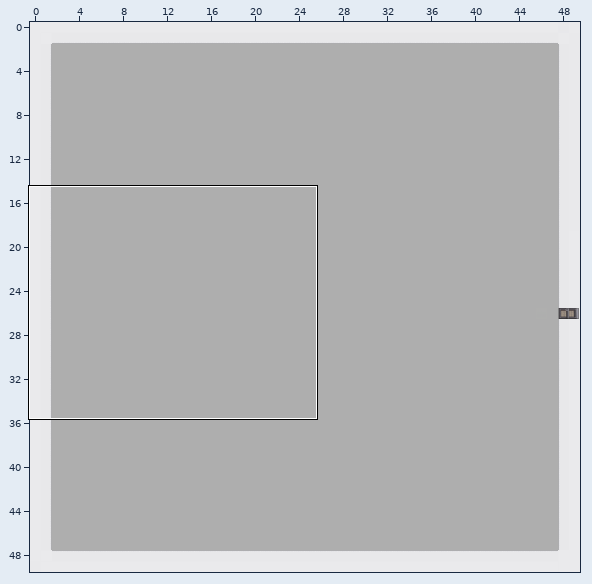
A Tiled map (JSON) gets an edit: map/baltic.json. The first picture is a wide view before the edit; the outline marks the close-up.
Close-up. First the earlier version:
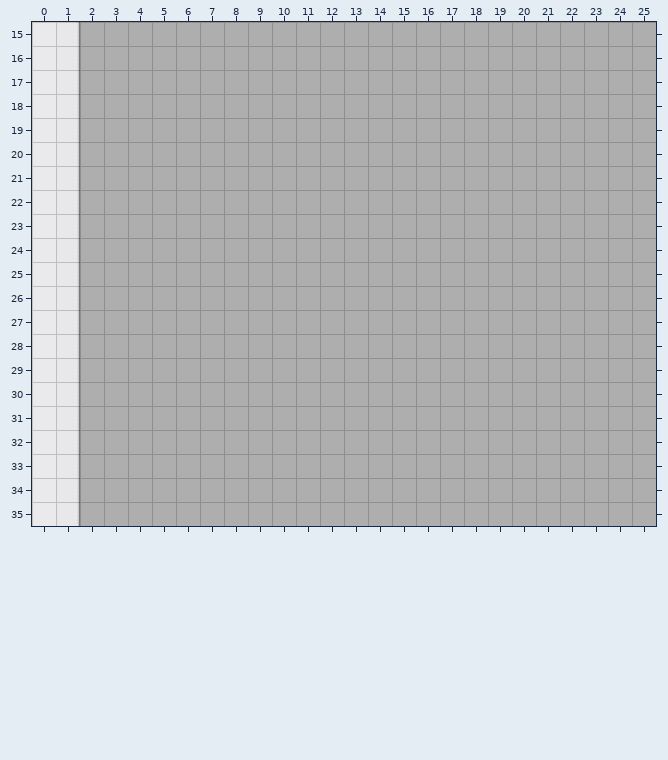
Cells are 32x32 px. Shown: x 0..25, y 15..35. The commit also changed other parts of the map, which this record leaves out.
The result:
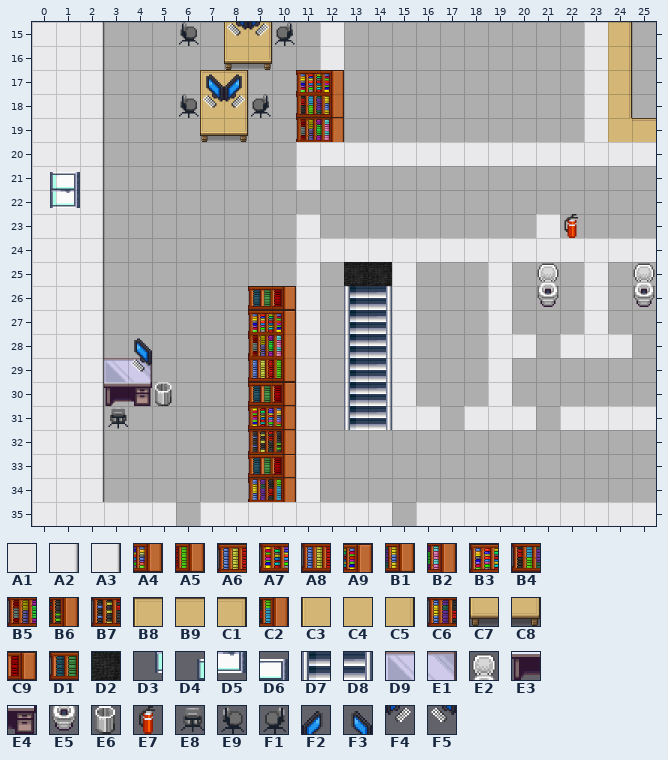
Key: from "cija_32x32_expansion for Pipoy": A1 721, A2 722, A3 992, A4 1254 turned 90, A5 1255 turned 90, A6 1268 turned 90, A7 1269 turned 90, A8 1270 turned 90, A9 1283 turned 90, B1 1284 turned 90, B2 1285 turned 90, B3 1298 turned 90, B4 1299 turned 90, B5 1300 turned 90, B6 1313 turned 90, B7 1328 turned 90, B8 1340, B9 1341, C1 1342, C2 1344 turned 90, C3 1355, C4 1356, C5 1357, C6 1359 turned 90, C7 1370, C8 1372, C9 1375 turned 90, D1 1390 turned 90; from "floortileset": D2 37; from "tilesets_deviant_milkian_1": D3 14 turned 270, D4 15 turned 270, D5 30 turned 270, D6 31 turned 270, D7 40, D8 41, D9 48, E1 49, E2 62, E3 64, E4 65, E5 78, E6 96, E7 97, E8 113, E9 114, F1 115, F2 189, F3 190, F4 205, F5 206.
__ is an empty cell, ## one hidden under a higher layer.
Tiles replaced or removed in this view: A2.
Tiles of an added or newly shown layer are drawn over the layers below it.
Difference:
Changed rows in their new state; .. is an unchanged cell.
Layer "bottom":
first column x 1:
20 ##
21 ##
22 ##
23 ##
Layer "bottomWall" (added):
first column x 1:
15 A1 A3 .. .. .. .. .. .. .. .. .. A1 .. .. .. .. .. .. .. .. .. .. A1 .. ..
16 A1 A3 .. .. .. .. .. .. .. .. .. A1 .. .. .. .. .. .. .. .. .. .. A1 .. ..
17 A1 A3 .. .. .. .. .. .. .. .. .. .. .. .. .. .. .. .. .. .. .. .. A1 .. ..
18 A1 A3 .. .. .. .. .. .. .. .. .. .. .. .. .. .. .. .. .. .. .. .. A1 .. ..
19 A1 A3 .. .. .. .. .. .. .. .. .. .. .. .. .. .. .. .. .. .. .. .. A1 .. ..
20 A1 A3 .. .. .. .. .. .. .. .. A1 A1 A1 A1 A1 A1 A1 A1 A1 A1 A1 A1 A1 A1 A1
21 A1 A3 .. .. .. .. .. .. .. .. A1 .. .. .. .. .. .. .. .. .. .. .. .. .. ..
22 A1 A3 .. .. .. .. .. .. .. .. .. .. .. .. .. .. .. .. .. .. .. .. .. .. ..
23 A1 A3 .. .. .. .. .. .. .. .. A1 .. .. .. .. .. .. .. .. .. A1 .. .. .. ..
24 A1 A3 .. .. .. .. .. .. .. .. A1 A1 A1 A1 A1 A1 A1 A1 A1 A1 A1 A1 A1 A1 A1
25 A1 A3 .. .. .. .. .. .. .. .. A1 .. .. .. A1 .. .. .. A1 .. .. .. A1 .. ..
26 A1 A3 .. .. .. .. .. .. .. .. A1 .. .. .. A1 .. .. .. A1 .. .. .. A1 .. ..
27 A1 A3 .. .. .. .. .. .. .. .. A1 .. .. .. A1 .. .. .. A1 .. .. .. A1 .. ..
28 A1 A3 .. .. .. .. .. .. .. .. A1 .. .. .. A1 .. .. .. A1 A1 .. A1 A1 A1 ..
29 A1 A3 .. .. .. .. .. .. .. .. A1 .. .. .. A1 .. .. .. A1 .. .. .. .. .. ..
30 A1 A3 .. .. .. .. .. .. .. .. A1 .. .. .. A1 .. .. .. A1 .. .. .. .. .. ..
31 A1 A3 .. .. .. .. .. .. .. .. A1 .. .. .. A1 A1 .. A1 A1 A1 .. A1 A1 A1 A1
32 A1 A3 .. .. .. .. .. .. .. .. A1 .. .. .. .. .. .. .. .. .. .. .. .. .. ..
33 A1 A3 .. .. .. .. .. .. .. .. A1 .. .. .. .. .. .. .. .. .. .. .. .. .. ..
34 A1 A3 .. .. .. .. .. .. .. .. A1 .. .. .. .. .. .. .. .. .. .. .. .. .. ..
35 A1 A1 A1 A1 A1 .. A1 A1 A1 A1 A1 A1 A1 A1 .. A1 A1 A1 A1 A1 A1 A1 A1 A1 A1
Layer "objects" (added):
first column x 7:
15 .. C3 C5 .. .. .. .. .. .. .. .. .. .. .. .. .. .. C5 ..
16 .. C7 C8 .. .. .. .. .. .. .. .. .. .. .. .. .. .. C5 ..
17 B8 C1 .. .. B3 A9 .. .. .. .. .. .. .. .. .. .. .. C5 ..
18 C3 C5 .. .. B4 B1 .. .. .. .. .. .. .. .. .. .. .. C5 ..
19 C7 C8 .. .. B5 B2 .. .. .. .. .. .. .. .. .. .. .. C4 B9
first column x 3:
23 .. .. .. .. .. .. .. .. .. .. .. .. .. .. .. .. .. .. .. E7 .. .. ..
25 .. .. .. .. .. .. .. .. .. .. .. .. .. .. .. .. .. .. E2 .. .. .. E2
26 .. .. .. .. .. .. D1 C9 .. .. .. .. .. .. .. .. .. .. E5 .. .. .. E5
27 .. .. .. .. .. .. B3 A9 .. .. .. .. .. .. .. .. .. .. .. .. .. .. ..
28 .. .. .. .. .. .. D1 .. .. .. .. .. .. .. .. .. .. .. .. .. .. .. ..
29 D9 E1 .. .. .. .. B7 .. .. .. .. .. .. .. .. .. .. .. .. .. .. .. ..
30 E3 E4 .. .. .. .. D1 .. .. .. .. .. .. .. .. .. .. .. .. .. .. .. ..
31 E8 .. .. .. .. .. D1 .. .. .. .. .. .. .. .. .. .. .. .. .. .. .. ..
32 .. .. .. .. .. .. B7 B6 .. .. .. .. .. .. .. .. .. .. .. .. .. .. ..
33 .. .. .. .. .. .. D1 C9 .. .. .. .. .. .. .. .. .. .. .. .. .. .. ..
34 .. .. .. .. .. .. A6 .. .. .. .. .. .. .. .. .. .. .. .. .. .. .. ..
Layer "topobjects" (added):
first column x 6:
15 E9 .. F5 F4 F1
17 .. F3 F2 .. ..
18 E9 F5 F4 F1 ..
first column x 4:
25 .. .. .. .. .. .. .. .. .. D2 D2
26 .. .. .. .. .. .. .. .. .. D7 D8
27 .. .. .. .. .. .. .. .. .. D7 D8
28 F3 .. .. .. .. B5 B2 .. .. D7 D8
29 F5 .. .. .. .. A8 A5 .. .. D7 D8
30 .. E6 .. .. .. D1 C9 .. .. D7 D8
31 .. .. .. .. .. A7 A4 .. .. D7 D8
34 .. .. .. .. .. C6 C2 .. .. .. ..
Layer "top":
first column x 0:
21 D4 D6
22 D3 D5
Changed places in both close-ups, as pixel boxes (x1, y1, x2, y2):
changed: (50, 22, 176, 526)
added: (179, 22, 295, 142)
added: (296, 22, 656, 190)
added: (200, 214, 656, 526)
